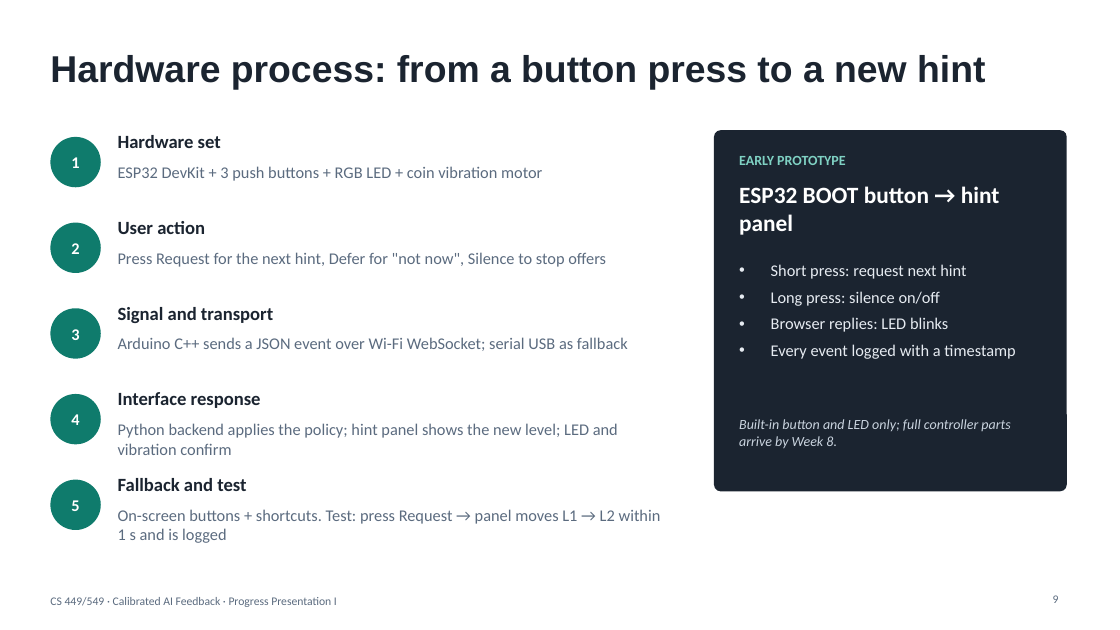
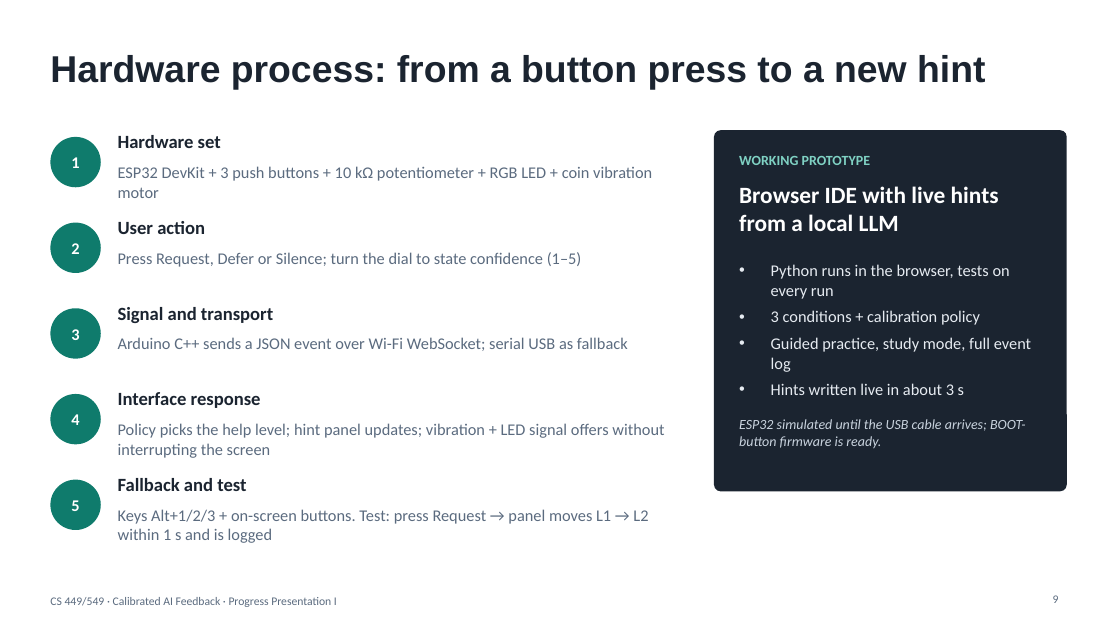
Before and after one commit to EmirC356/CS449-Project, a slide deck: slide 9 of docs/PP1_Calibrated_AI_Feedback.pptx. Drawn at 1120x630 pixels with LibreOffice and Linux fonts; fonts in the diff are those of the drawing. Boxes give left, top, right and bottom in pixels: in the first picture for what was removed or moved away, otherwise in the second. Text is boxed around its words. In the diff, an @@ line names an element or a change of style, - is before the commit and + after.

```diff
--- a/docs/PP1_Calibrated_AI_Feedback.pptx
+++ b/docs/PP1_Calibrated_AI_Feedback.pptx
@@ text at box(118, 166, 652, 198): text changed @@
-ESP32 DevKit + 3 push buttons + RGB LED + coin vibration motor
+ESP32 DevKit + 3 push buttons + 10 kΩ potentiometer + RGB LED + coin vibration motor
@@ text at box(739, 156, 870, 165): text changed @@
-EARLY PROTOTYPE
+WORKING PROTOTYPE
@@ text at box(739, 186, 999, 231): text changed @@
-ESP32 BOOT button → hint panel
+Browser IDE with live hints from a local LLM
@@ text at box(118, 252, 582, 267): text changed @@
-Press Request for the next hint, Defer for "not now", Silence to stop offers
+Press Request, Defer or Silence; turn the dial to state confidence (1–5)
@@ text at box(771, 264, 1031, 395): text changed @@
-• Short press: request next hint
-• Long press: silence on/off
-• Browser replies: LED blinks
-• Every event logged with a timestamp
+• Python runs in the browser, tests on every run
+• 3 conditions + calibration policy
+• Guided practice, study mode, full event log
+• Hints written live in about 3 s
@@ text at box(739, 419, 1026, 448): text changed @@
-Built-in button and LED only; full controller parts arrive by Week 8.
+ESP32 simulated until the USB cable arrives; BOOT-button firmware is ready.
@@ text at box(118, 423, 664, 458): text changed @@
-Python backend applies the policy; hint panel shows the new level; LED and vibration confirm
+Policy picks the help level; hint panel updates; vibration + LED signal offers without interrupting the screen
@@ text at box(118, 509, 648, 543): text changed @@
-On-screen buttons + shortcuts. Test: press Request → panel moves L1 → L2 within 1 s and is logged
+Keys Alt+1/2/3 + on-screen buttons. Test: press Request → panel moves L1 → L2 within 1 s and is logged
```
Also in this commit, not shown: 5 other slides changed.
